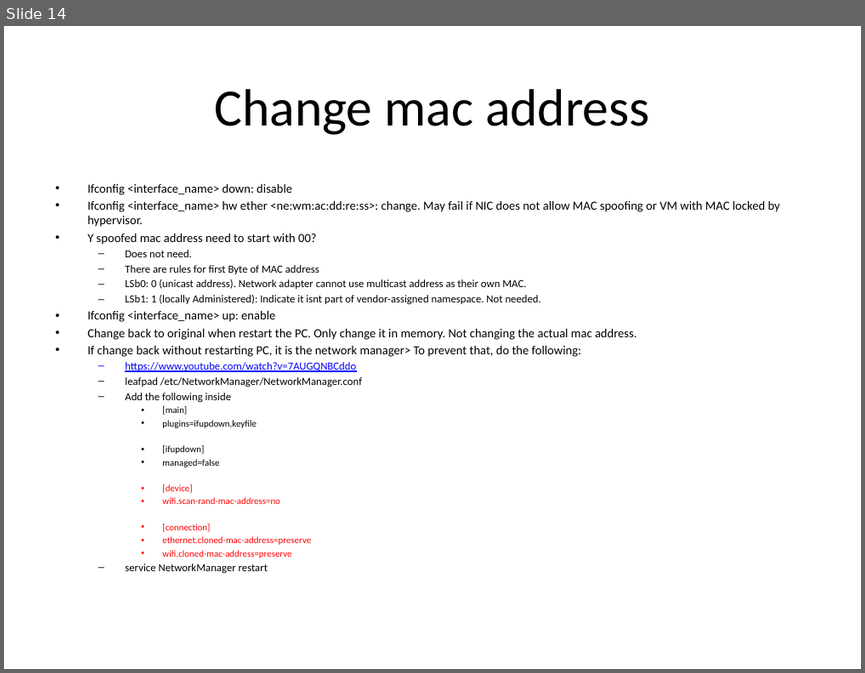
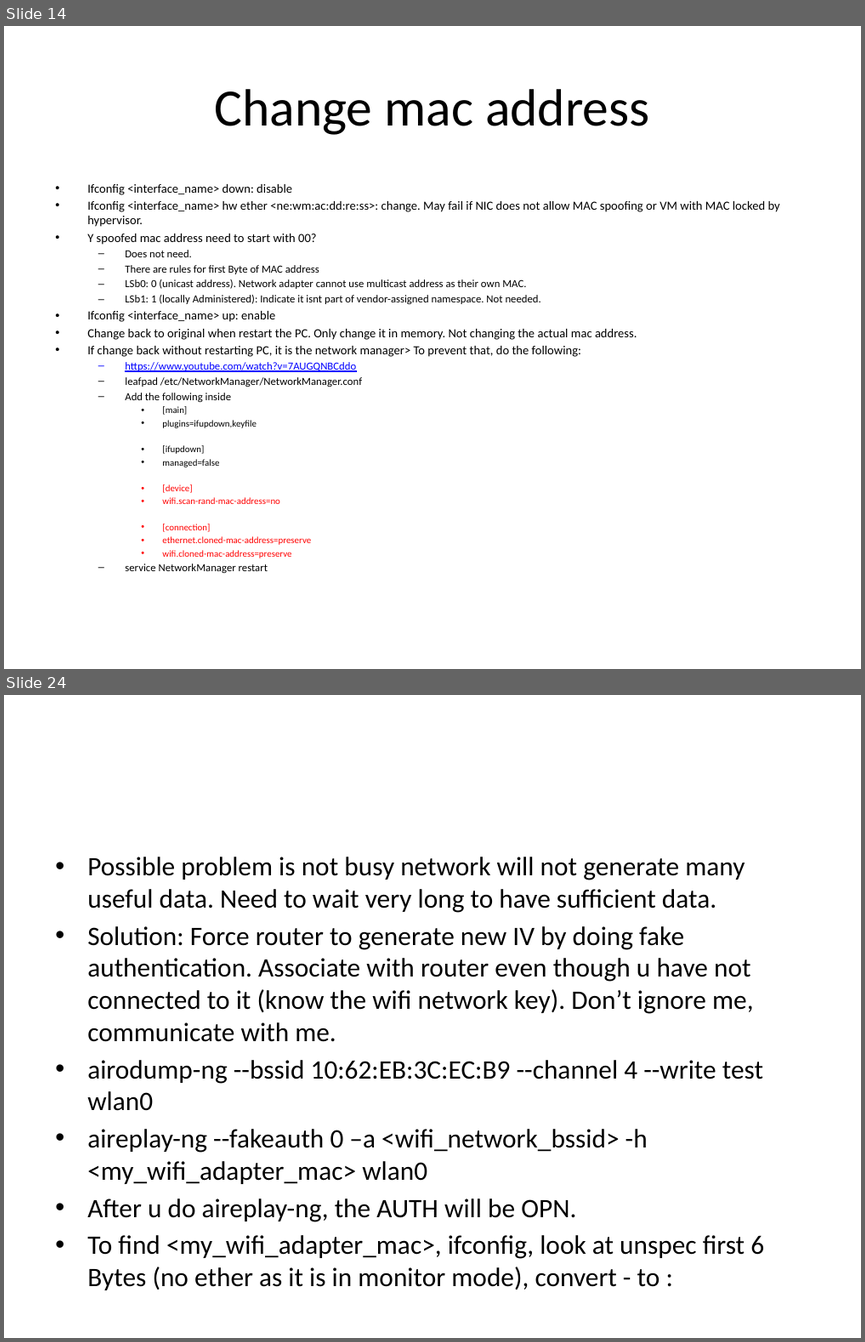
Before and after one commit to kindaichinisan/ethical_hacking, a slide deck: Ethical hacking.pptx. Shown one above the other, each under a label of ours: slide 14 before the commit, slides 14 and 24 after it; the slides between them are not shown. The pictures are 865x673 and 865x1342 pixels, drawn with LibreOffice and Linux fonts; fonts in the diff are those of the drawing. Boxes give left, top, right and bottom in pixels: in the first picture for what was removed or moved away, otherwise in the second. Text is boxed around its words. In the diff, an @@ line names an element or a change of style, - is before the commit and + after.

```diff
--- a/Ethical hacking.pptx
+++ b/Ethical hacking.pptx
@@ slide 24 added at (4, 695, 861, 1338), background #FFFFFF @@
@@ text added at (87, 857, 764, 1259), 22.4 pt, text #000000 @@
+• Possible problem is not busy network will not generate many useful data. Need to wait very long to have sufficient data.
+• Solution: Force router to generate new IV by doing fake authentication. Associate with router even though u have not connected to it (know the wifi network key). Don’t ignore me, communicate with me.
+• airodump-ng --bssid 10:62:EB:3C:EC:B9 --channel 4 --write test wlan0
+• aireplay-ng --fakeauth 0 –a <wifi_network_bssid> -h <my_wifi_adapter_mac> wlan0
+• After u do aireplay-ng, the AUTH will be OPN.
+• To find <my_wifi_adapter_mac>, ifconfig, look at unspec first 6 Bytes (no ether as it is in monitor mode), convert - to :
```
Also in this commit, not shown: 1 slide changed, 9 other slides added, 6 other files.
